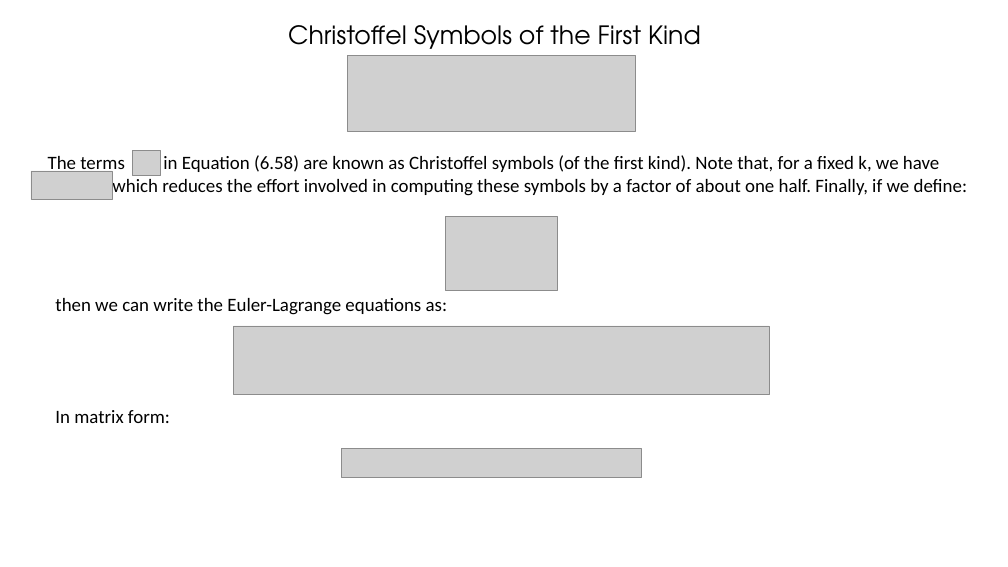
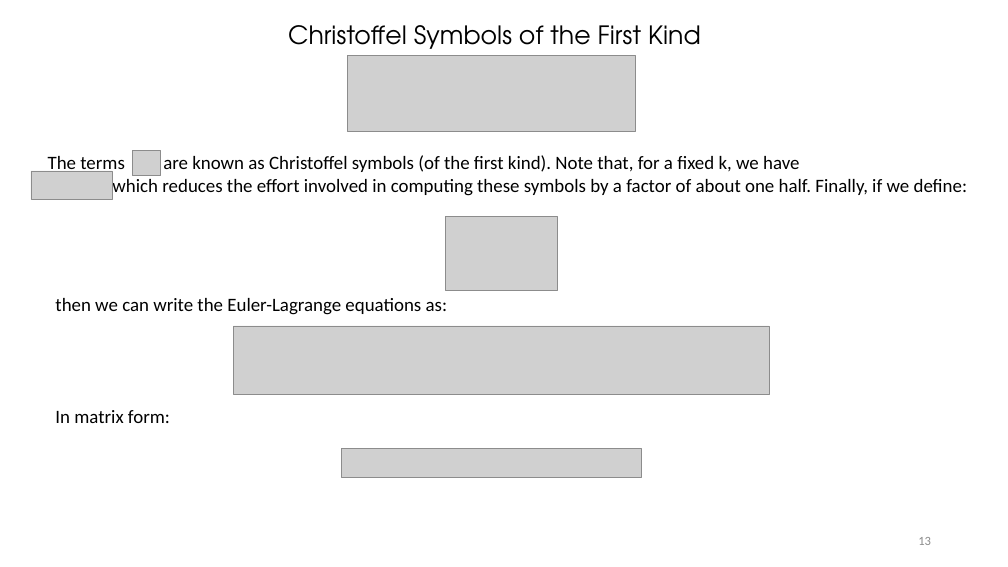
Before and after one commit to AliiRezaei/SMCIdyn, a slide deck: slide 13 of Present/Presentation.pptx. Drawn at 1008x567 pixels with LibreOffice and Linux fonts; fonts in the diff are those of the drawing; grey boxes stand for pictures. Boxes give left, top, right and bottom in pixels: in the first picture for what was removed or moved away, otherwise in the second. Text is boxed around its words. In the diff, an @@ line names an element or a change of style, - is before the commit and + after.

Commit message:
Presentation

```diff
--- a/Present/Presentation.pptx
+++ b/Present/Presentation.pptx
@@ text at [48, 155, 799, 175]: text changed @@
-The terms in Equation (6.58) are known as Christoffel symbols (of the first kind). Note that, for a fixed k, we have
+The terms are known as Christoffel symbols (of the first kind). Note that, for a fixed k, we have
@@ page number added at [918, 537, 931, 545], 12 pt, text #8C8C8C @@
+13
```
Also in this commit, not shown: 40 other slides changed, 2 slides added, 2 slides removed.
